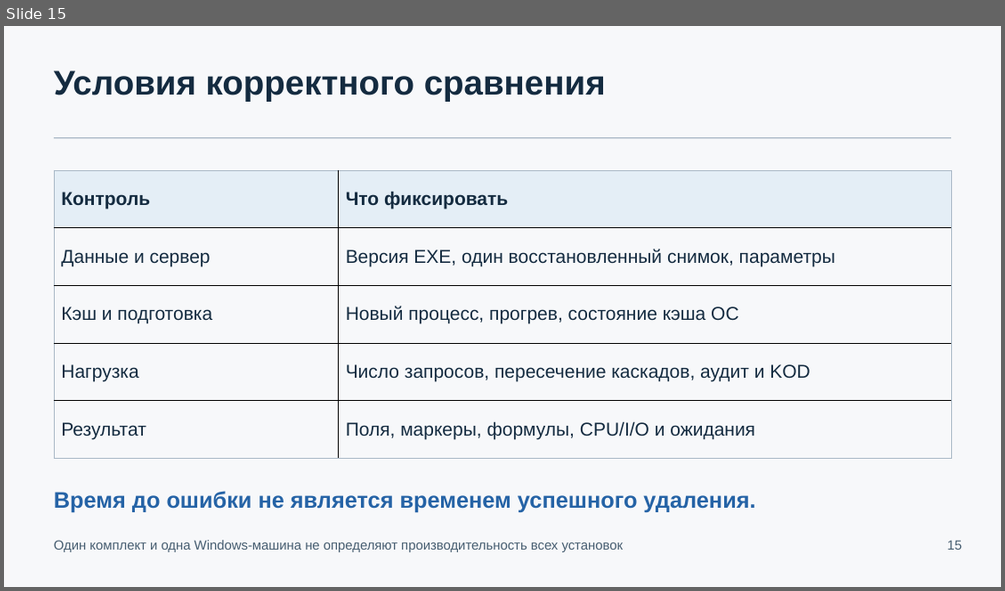
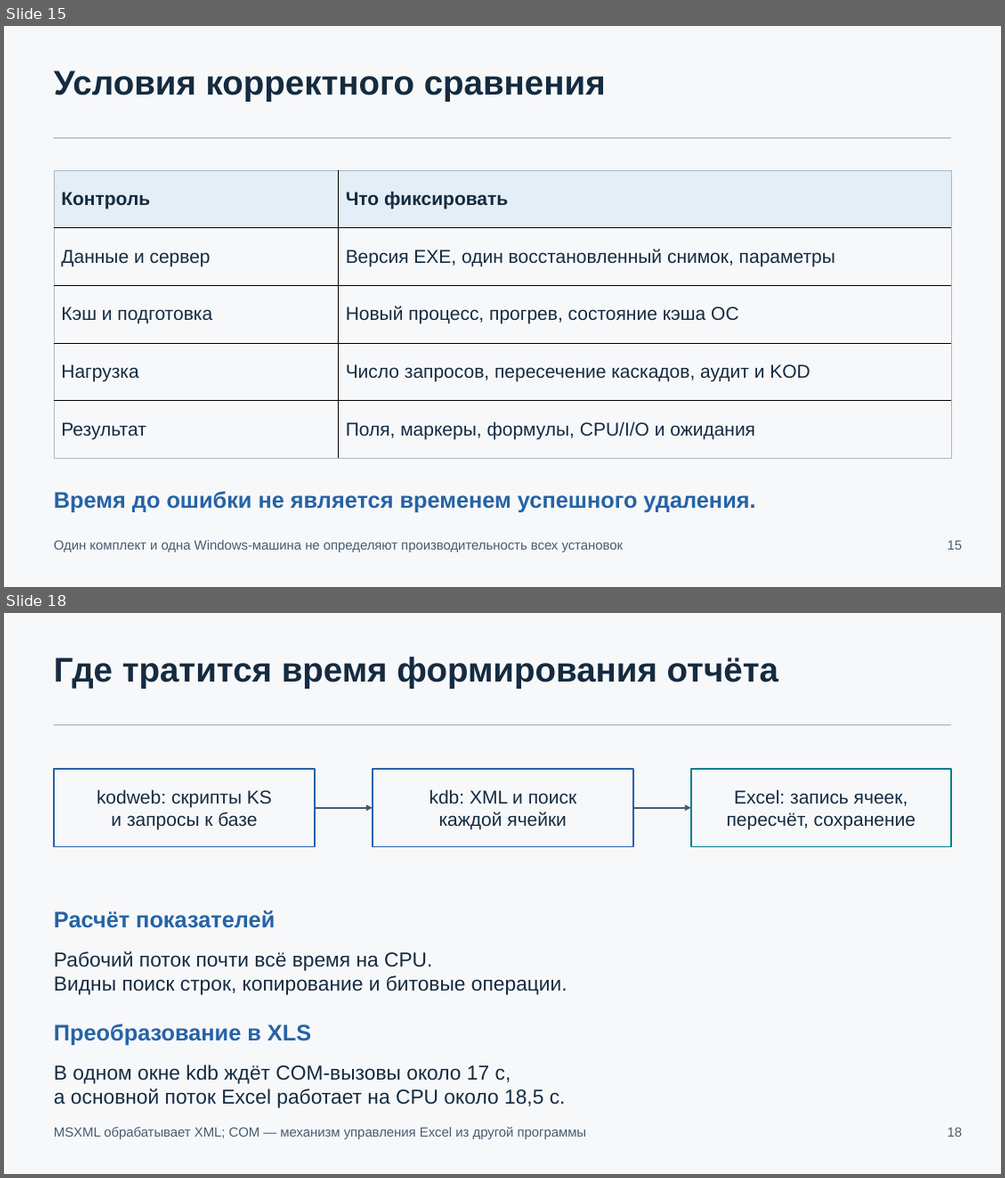
Before and after one commit to Hannabiann/codex-AIs, a slide deck: docs/presentations/codex-AIs-architecture-0.18.pptx. Shown one above the other, each under a label of ours: slide 15 before the commit, slides 15 and 18 after it; the slides between them are not shown. The pictures are 1005x591 and 1005x1178 pixels, drawn with LibreOffice and Linux fonts; fonts in the diff are those of the drawing. Boxes give left, top, right and bottom in pixels: in the first picture for what was removed or moved away, otherwise in the second. Text is boxed around its words. In the diff, an @@ line names an element or a change of style, - is before the commit and + after.

```diff
--- a/docs/presentations/codex-AIs-architecture-0.18.pptx
+++ b/docs/presentations/codex-AIs-architecture-0.18.pptx
@@ slide 18 added at <box>4,613,1001,1174</box>, background #F7F8FA @@
@@ text added at <box>54,657,778,689</box>, 33 pt, text #142B40, bold @@
+Где тратится время формирования отчёта
@@ rectangle added at <box>54,724,952,725</box>, fill #A9B8C6 @@
@@ rectangle added at <box>54,769,316,846</box>, fill #F7F8FA, outline #2563A6 1.5 pt, 18 pt, text #142B40 @@
+kodweb: скрипты KS
+и запросы к базе
@@ rectangle added at <box>372,769,633,846</box>, fill #F7F8FA, outline #2563A6 1.5 pt, 18 pt, text #142B40 @@
+kdb: XML и поиск
+каждой ячейки
@@ rectangle added at <box>691,769,952,846</box>, fill #F7F8FA, outline #087F8C 1.5 pt, 18 pt, text #142B40 @@
+Excel: запись ячеек,
+пересчёт, сохранение
@@ arrow added from (316, 807) to (372, 807), #465D70 1.5 pt @@
@@ arrow added from (633, 807) to (691, 807), #465D70 1.5 pt @@
@@ text added at <box>54,910,275,928</box>, 21.8 pt, text #2563A6, bold @@
+Расчёт показателей
@@ text added at <box>54,951,567,995</box>, 19.5 pt, text #142B40 @@
+Рабочий поток почти всё время на CPU.
+Видны поиск строк, копирование и битовые операции.
@@ text added at <box>54,1023,311,1045</box>, 21.8 pt, text #2563A6, bold @@
+Преобразование в XLS
@@ text added at <box>54,1064,566,1108</box>, 19.5 pt, text #142B40 @@
+В одном окне kdb ждёт COM-вызовы около 17 с,
+а основной поток Excel работает на CPU около 18,5 с.
@@ text added at <box>54,1127,587,1139</box>, 12.8 pt, text #465D70 @@
+MSXML обрабатывает XML; COM — механизм управления Excel из другой программы
@@ text added at <box>947,1127,963,1136</box>, 12.8 pt, text #465D70 @@
+18
```
Also in this commit, not shown: 3 slides changed, 8 other slides added, 3 slides removed, 4 other files.
